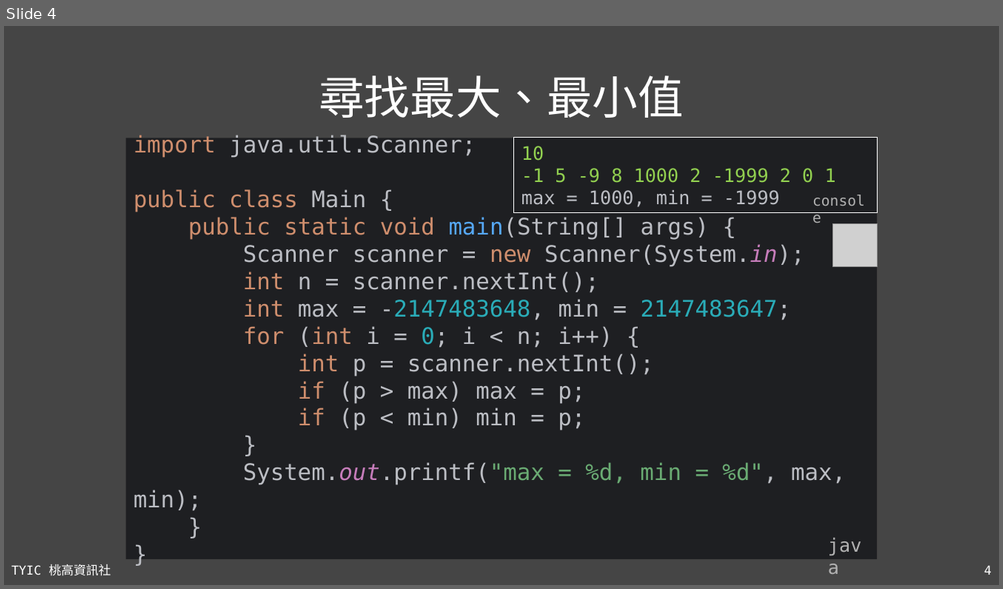
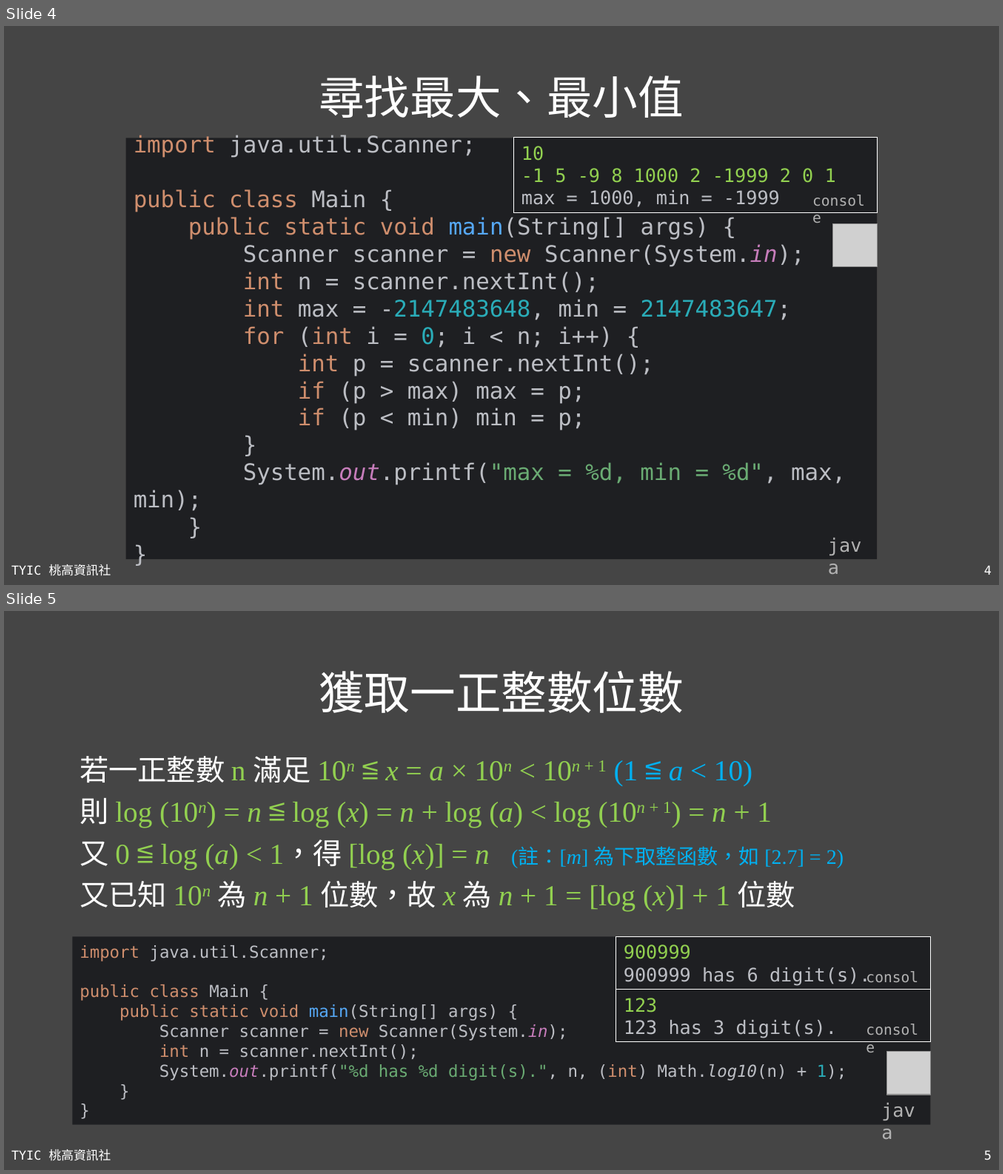
Before and after one commit to TYSHIC/slides, a slide deck: ppt/90_基礎資料結構與演算法.pptx. Shown one above the other, each under a label of ours: slide 4 before the commit, slides 4 and 5 after it. The pictures are 1003x589 and 1003x1174 pixels, drawn with LibreOffice and Linux fonts; fonts in the diff are those of the drawing; grey boxes stand for pictures. Boxes give left, top, right and bottom in pixels: in the first picture for what was removed or moved away, otherwise in the second. Text is boxed around its words. In the diff, an @@ line names an element or a change of style, - is before the commit and + after.

Commit message:
90_each_digit

```diff
--- a/ppt/90_基礎資料結構與演算法.pptx
+++ b/ppt/90_基礎資料結構與演算法.pptx
@@ slide 5 added at (x1=4, y1=611, x2=999, y2=1170), background #454545; not listed: 2 template elements that a slide beside it also shows @@
@@ title added at (x1=318, y1=671, x2=683, y2=713), 44 pt, text #FFFFFF @@
+獲取一正整數位數
@@ text added at (x1=79, y1=756, x2=843, y2=911), 28 pt, text #92D050 @@
+若一正整數 n 滿足 10n ≦ x = a × 10n < 10n + 1 (1 ≦ a < 10)
+則 log (10n) = n ≦ log (x) = n + log (a) < log (10n + 1) = n + 1
+又 0 ≦ log (a) < 1，得 [log (x)] = n (註：[m] 為下取整函數，如 [2.7] = 2)
+又已知 10n 為 n + 1 位數，故 x 為 n + 1 = [log (x)] + 1 位數
@@ rectangle added at (x1=73, y1=937, x2=930, y2=1125), fill #1E1F22, 16 pt, text #BCBEC4 @@
+import java.util.Scanner;
+public class Main {
+public static void main(String[] args) {
+Scanner scanner = new Scanner(System.in);
+int n = scanner.nextInt();
+System.out.printf("%d has %d digit(s).", n, (int) Math.log10(n) + 1);
+}
+}
@@ rectangle added at (x1=616, y1=937, x2=930, y2=990), fill #1E1F22, outline #FFFFFF 0.75 pt, 18 pt, text #BCBEC4 @@
+900999
+900999 has 6 digit(s).
@@ text added at (x1=858, y1=965, x2=930, y2=990), 14 pt, text #B2B2B2 @@
+console
@@ rectangle added at (x1=616, y1=990, x2=930, y2=1043), fill #1E1F22, outline #FFFFFF 0.75 pt, 18 pt, text #BCBEC4 @@
+123
+123 has 3 digit(s).
@@ text added at (x1=858, y1=1017, x2=930, y2=1043), 14 pt, text #B2B2B2 @@
+console
@@ picture added at (x1=887, y1=1052, x2=930, y2=1095) @@
@@ text added at (x1=874, y1=1095, x2=930, y2=1125), 18 pt, text #B2B2B2 @@
+java
```
Also in this commit, not shown: 1 other slide added, 1 other file.
